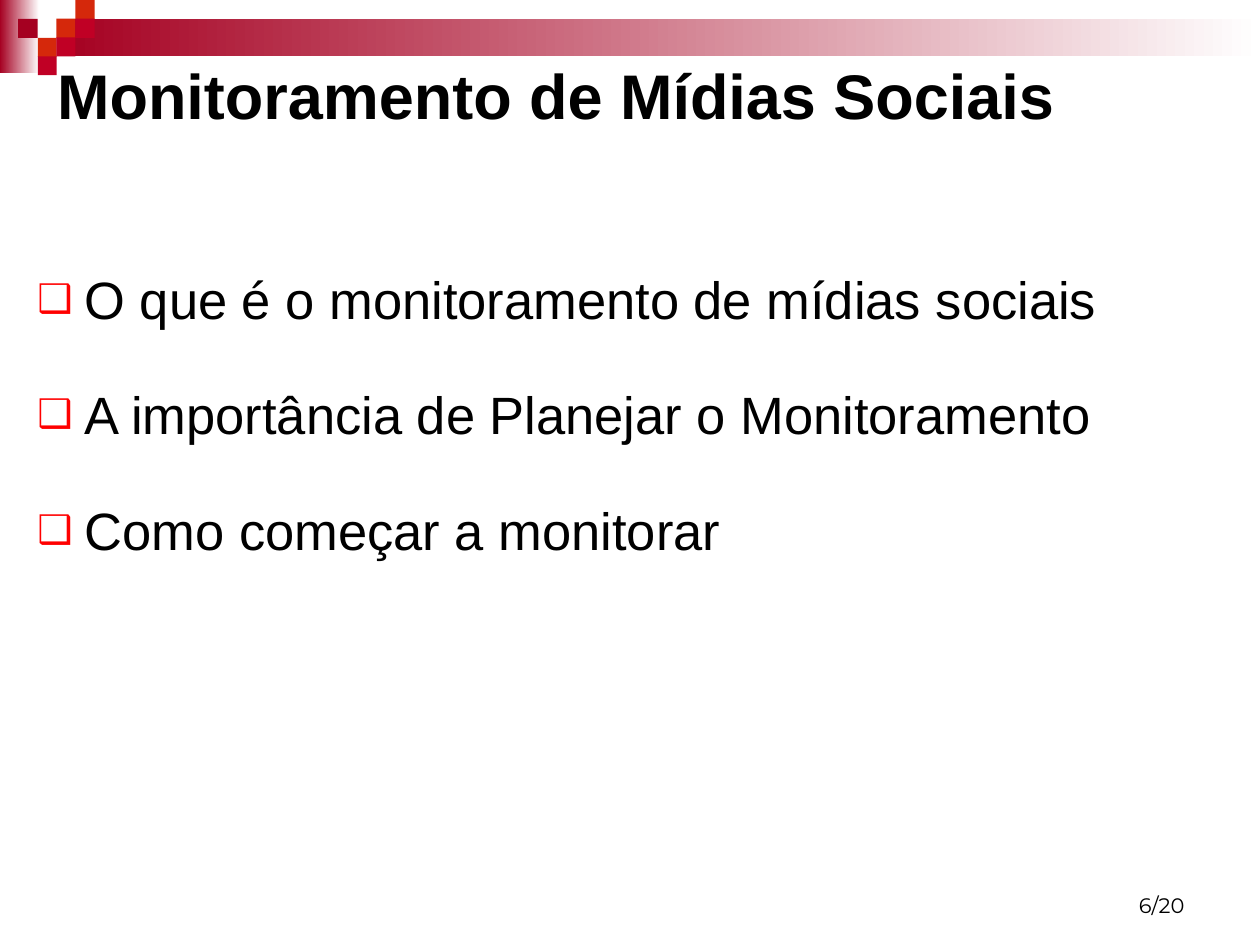
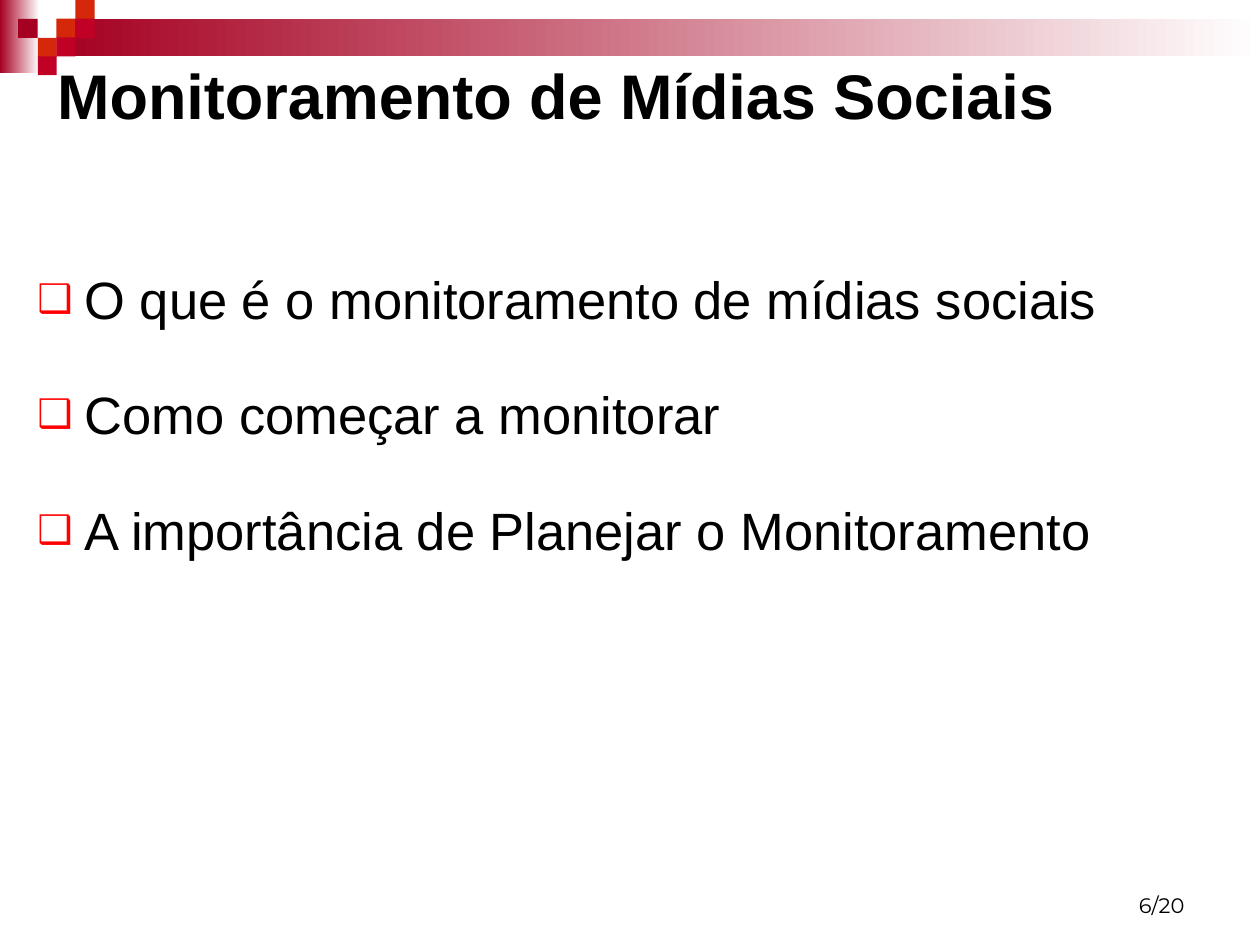
Before and after one commit to mfernado/my-project-socialmonitor, a slide deck: slide 6 of Artigo/Monitoramento de mídias Sociais - Marcos e Robson.ppt. Drawn at 1260x945 pixels with LibreOffice and Linux fonts; fonts in the diff are those of the drawing; background and template pictures are left out. Boxes give left, top, right and bottom in pixels: in the first picture for what was removed or moved away, otherwise in the second. Text is boxed around its words. In the diff, an @@ line names an element or a change of style, - is before the commit and + after.

```diff
--- a/Artigo/Monitoramento de mídias Sociais - Marcos e Robson.ppt
+++ b/Artigo/Monitoramento de mídias Sociais - Marcos e Robson.ppt
@@ text at (85,396,721,445): paragraph added @@
+❑ Como começar a monitorar
@@ text at (85,512,721,561): paragraph removed @@
-❑ Como começar a monitorar
```
